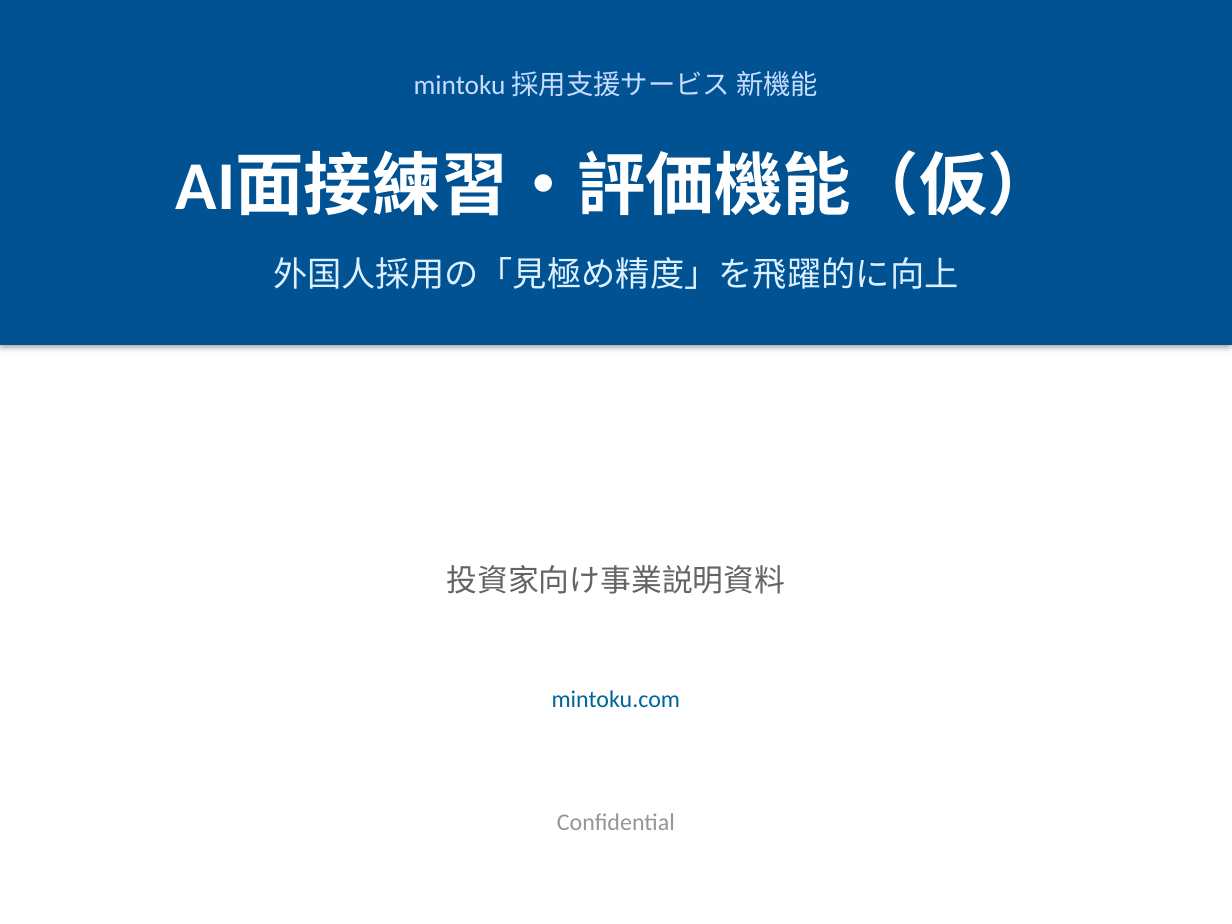
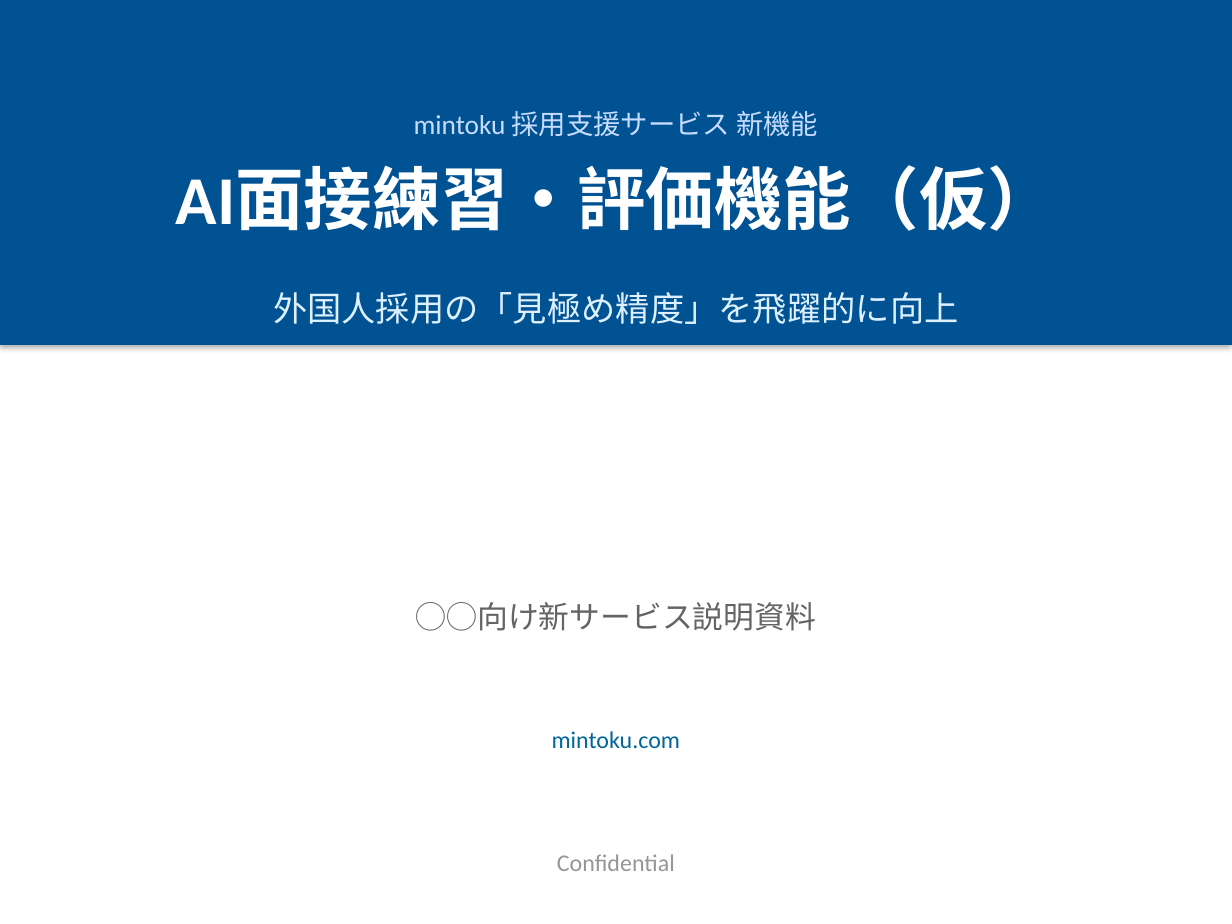
Before and after one commit to yoshidasendai115/ai-interview, a slide deck: slide 1 of docs/プレゼン資料/AI面接プラットフォーム_投資家向け.pptx. Drawn at 1232x924 pixels with LibreOffice and Linux fonts; fonts in the diff are those of the drawing. Boxes give left, top, right and bottom in pixels: in the first picture for what was removed or moved away, otherwise in the second. Text is boxed around its words. In the diff, an @@ line names an element or a change of style, - is before the commit and + after.

```diff
--- a/docs/プレゼン資料/AI面接プラットフォーム_投資家向け.pptx
+++ b/docs/プレゼン資料/AI面接プラットフォーム_投資家向け.pptx
@@ vertical alignment top to middle in 6 elements at [414, 111, 818, 136], [176, 167, 1056, 231], [273, 292, 959, 324], [552, 731, 680, 748], [557, 854, 675, 871], [416, 602, 816, 631] @@
@@ text at [416, 602, 816, 631]: text changed @@
-投資家向け事業説明資料
+◯◯向け新サービス説明資料
```
Also in this commit, not shown: 16 other slides changed, 2 slides added, 54 other files.
